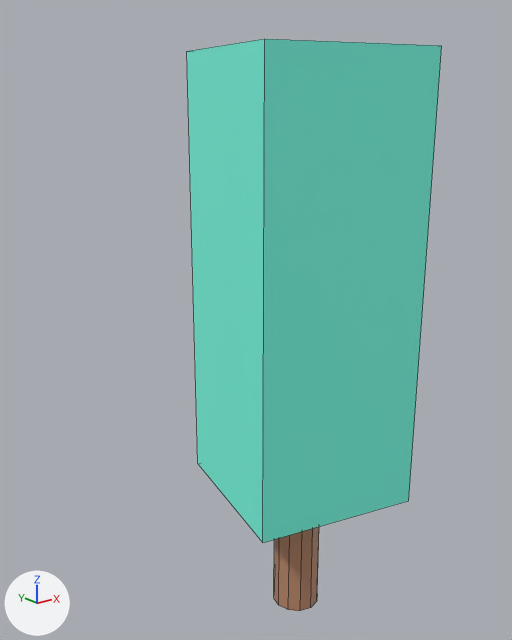
What one commit did to the FBX model Assets/3dmodels/Tree 2.fbx.
Both versions are drawn from a 50 mm camera at (2.21, -25.05, 7.0) aimed at (8.77, -16.85, 3.72). Lighting does not change. The marker at lower left points along +X, +Y and +Z. The older version comes first. Mesh edges are drawn as thin lines. Where no turn or scale is listed for an object, it has been applied to the vertices.

Script lines for the objects in view, before the commit:
```python
me_cylinder_053 = bpy.data.meshes.new('Cylinder.053')
me_cylinder_053.from_pydata(...)  # 32 vertices, 20 faces; spans x -1.34..1.36, y -1.35..1.35, z -0.98..6.9
# faces by material slot: [6, 14]
me_cylinder_053.materials.append(mat_ağaç)  # cyan #79ffe6
me_cylinder_053.materials.append(mat_gövde)  # brown #bc886b
ob_cylinder_002 = bpy.data.objects.new('Cylinder.002', me_cylinder_053)
ob_cylinder_002.location = (8.42, -18.26, 0.67)
```
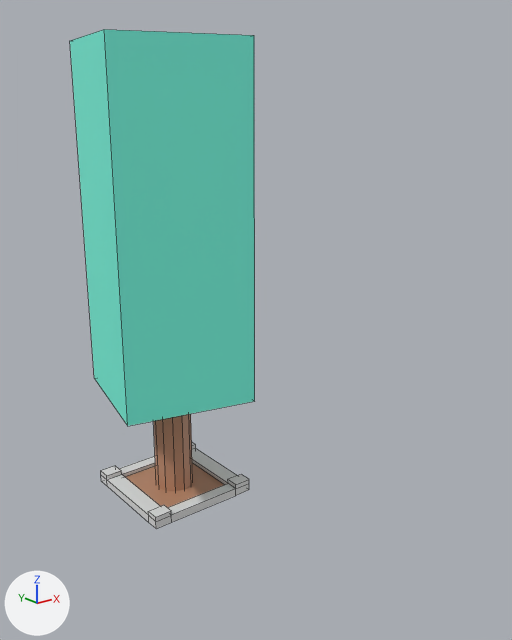
Patch to the scene script:
```diff
--- a/Assets/3dmodels/Tree 2.fbx.py
+++ b/Assets/3dmodels/Tree 2.fbx.py
@@ mat_gri @@
+mat_gri = principled_material('Gri')
+mat_gri.base_color = (0.745, 0.745, 0.745)  # light grey #e0e0e0
@@ me_cylinder_053 @@
 # used by ob_cylinder_002; location = (8.42, -18.26, 0.67)
-me_cylinder_053.from_pydata(...)  # 32 vertices, 20 faces; spans x -1.34..1.36, y -1.35..1.35, z -0.98..6.9
+me_cylinder_053.from_pydata(...)  # 84 vertices, 65 faces; spans x -1.34..1.36, y -1.35..1.35, z -0.98..6.9
+# me_cylinder_053 part 1: a new loose piece of 52 vertices spanning x -1.02..0.98, y -1.02..0.98, z -0.94..-0.72
 me_cylinder_053.materials.append(mat_ağaç)
 me_cylinder_053.materials.append(mat_gövde)
+me_cylinder_053.materials.append(mat_gri)  # light grey #e0e0e0
@@ ob_cylinder_002 @@
 ob_cylinder_002 = bpy.data.objects.new('Cylinder.002', me_cylinder_053)
-ob_cylinder_002.location = (8.42, -18.26, 0.67)
+ob_cylinder_002.location = (8.42, -14.83, 0.99)
```

Where the change shows, as pixel boxes (x1, y1, x2, y2) in the pictures (512 x 640 px):
'Cylinder.002', reshaped, moved (27% narrower, 13% shorter)
    before: (187, 39, 442, 611)
    after: (70, 29, 255, 529)
part 1 of me_cylinder_053, added
    after: (101, 443, 249, 529)
